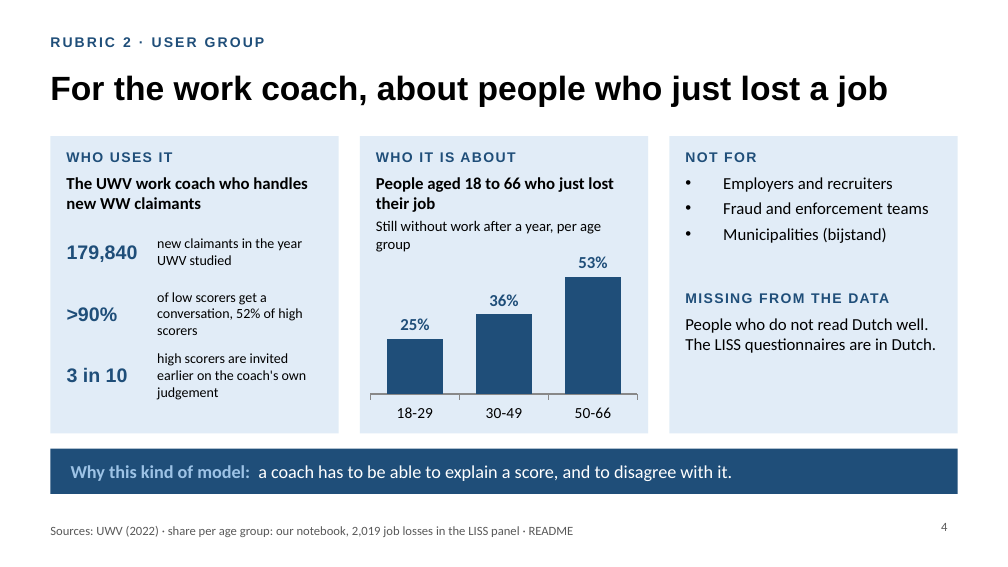
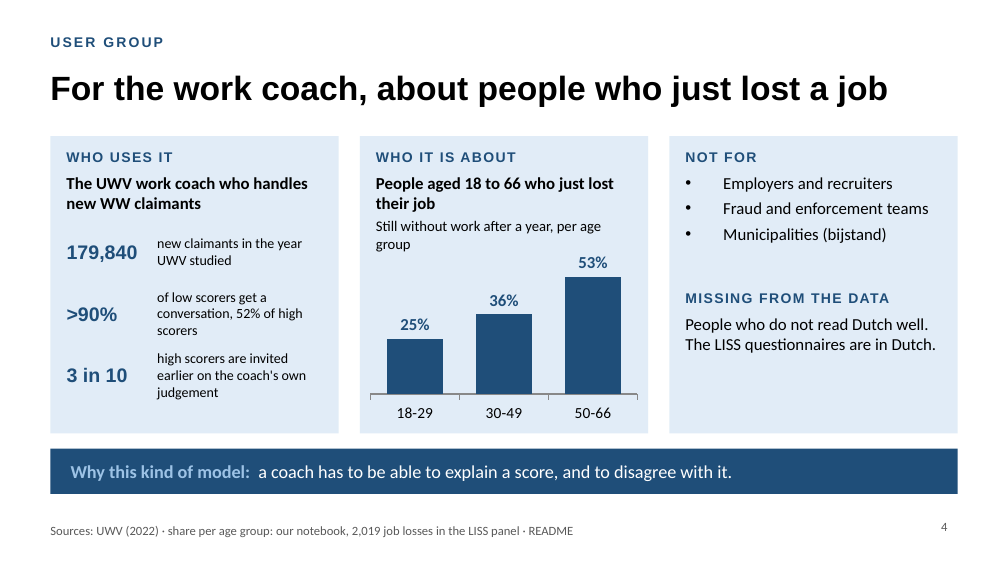
Before and after one commit to lucasjansze/Hackathon_5, a slide deck: slide 4 of presentation/Who_needs_early_help.pptx. Drawn at 1008x567 pixels with LibreOffice and Linux fonts; fonts in the diff are those of the drawing. Boxes give left, top, right and bottom in pixels: in the first picture for what was removed or moved away, otherwise in the second. Text is boxed around its words. In the diff, an @@ line names an element or a change of style, - is before the commit and + after.

```diff
--- a/presentation/Who_needs_early_help.pptx
+++ b/presentation/Who_needs_early_help.pptx
@@ text at box(50, 37, 163, 47): text changed @@
-RUBRIC 2 · USER GROUP
+USER GROUP
```
Also in this commit, not shown: 9 other slides changed, 1 other file.
